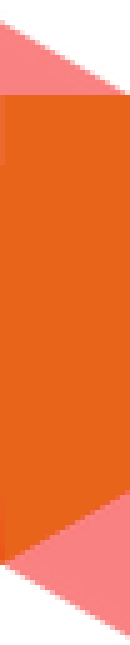
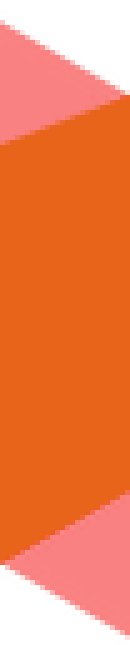
Revision of a layered 130x645 image; what changed, layer by layer:
removed layer "Rectangle 1 copy" (2nd of 2) over [0, 95, 130, 565]
added layer "Rectangle 2 copy" above "Rectangle 2" over [0, 490, 130, 565]
added layer "Rectangle 2" above "Rectangle 1" over [0, 95, 130, 165]
